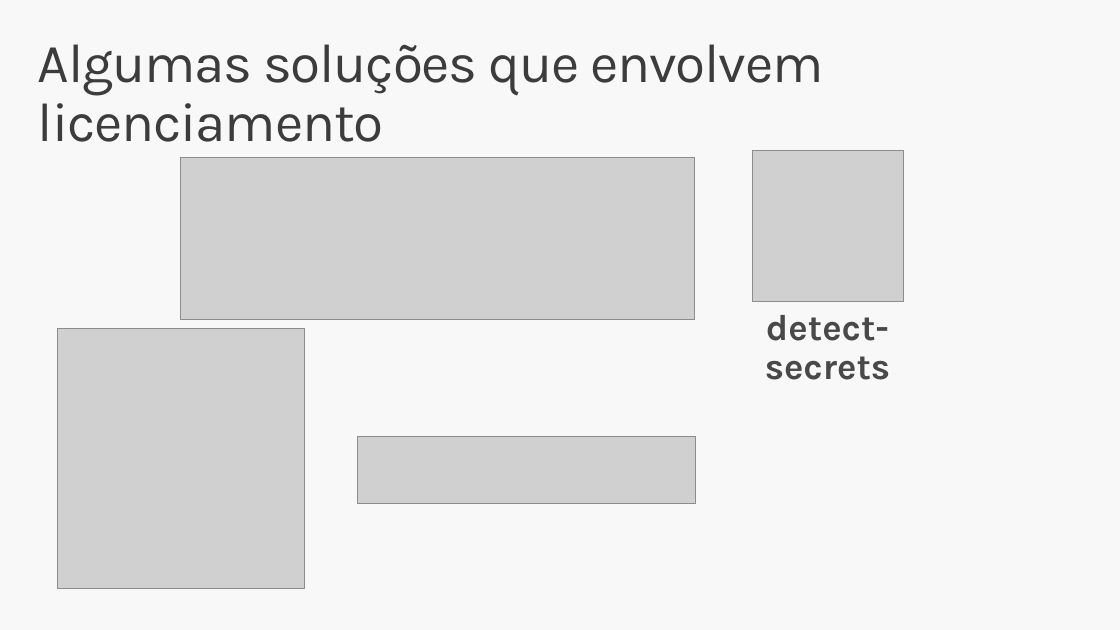
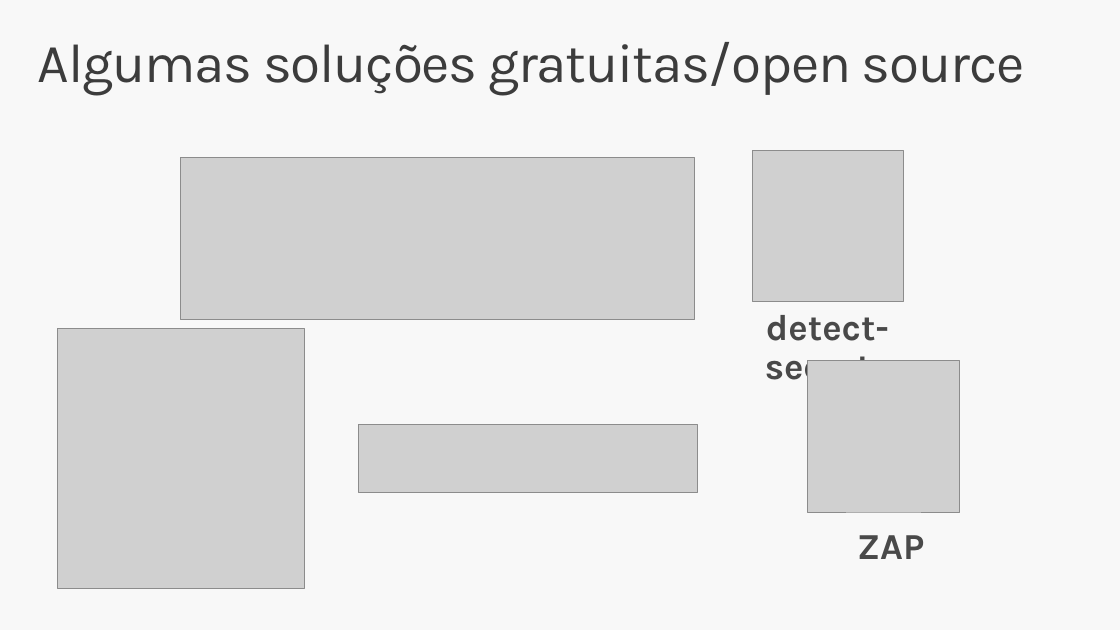
Before and after one commit to renatogroffe/SAST-DAST_DevOpsExperience-2024-07, a slide deck: slide 11 of slides/SAST DAST DevOps Experience Julho-2024.pptx. Drawn at 1120x630 pixels with LibreOffice and Linux fonts; fonts in the diff are those of the drawing; grey boxes stand for pictures. Boxes give left, top, right and bottom in pixels: in the first picture for what was removed or moved away, otherwise in the second. Text is boxed around its words. In the diff, an @@ line names an element or a change of style, - is before the commit and + after.

Commit message:
Ajustes slides

```diff
--- a/slides/SAST DAST DevOps Experience Julho-2024.pptx
+++ b/slides/SAST DAST DevOps Experience Julho-2024.pptx
@@ title at (x1=38, y1=42, x2=1025, y2=96): text changed @@
-Algumas soluções que envolvem licenciamento
+Algumas soluções gratuitas/open source
@@ picture added at (x1=808, y1=360, x2=959, y2=511) @@
@@ picture moved from (x1=357, y1=436, x2=696, y2=504) to (x1=359, y1=425, x2=698, y2=492) @@
@@ text added at (x1=857, y1=535, x2=924, y2=559), 32 pt, text #494949, bold @@
+ZAP
```
